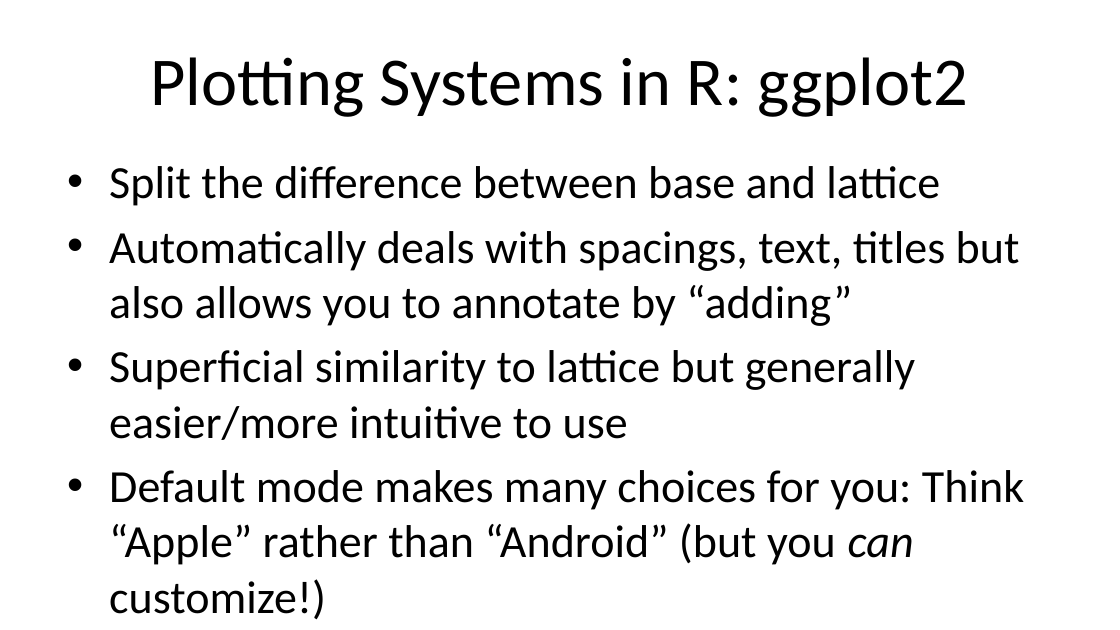
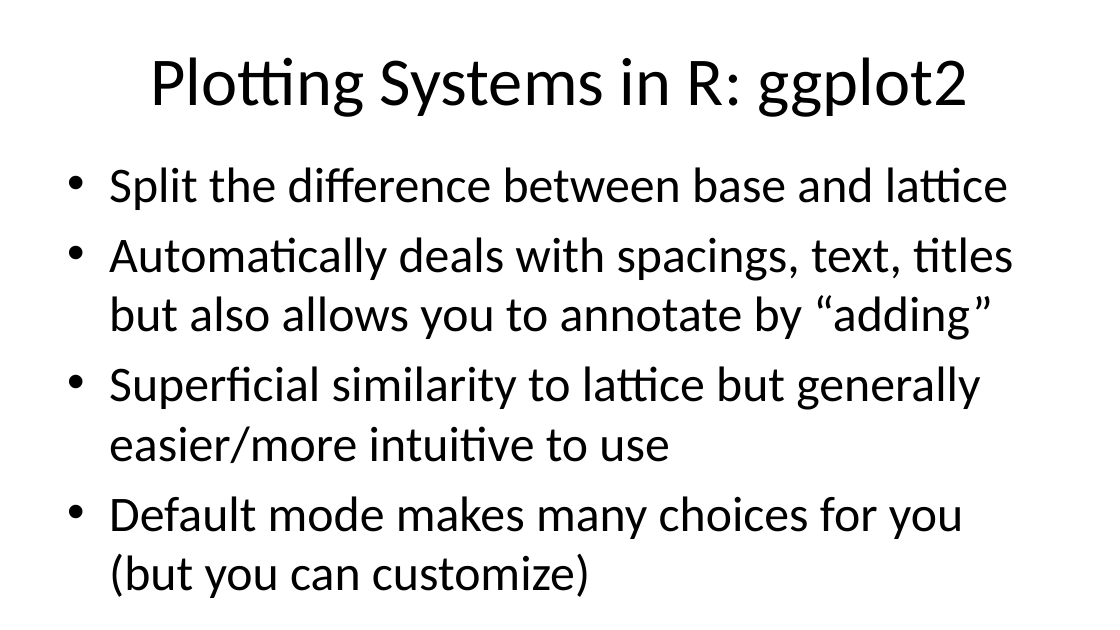
Before and after one commit to Max201510/Biostat776, a slide deck: slide 9 of notes/ggplot2_part1.pptx. Drawn at 1120x630 pixels with LibreOffice and Linux fonts; fonts in the diff are those of the drawing. Boxes give left, top, right and bottom in pixels: in the first picture for what was removed or moved away, otherwise in the second. Text is boxed around its words. In the diff, an @@ line names an element or a change of style, - is before the commit and + after.

Commit message:
Update slides for ggplot2 p1

```diff
--- a/notes/ggplot2_part1.pptx
+++ b/notes/ggplot2_part1.pptx
@@ text at (109, 167, 1013, 463): size 29.6 to 32 pt in "Split the difference between base and lattice", "Automatically deals with spacings, text, titles but ...", "Superficial similarity to lattice but generally easier/more ..." @@
@@ text at (109, 496, 963, 598): text changed; size 29.6 to 32 pt @@
-• Default mode makes many choices for you: Think “Apple” rather than “Android” (but you can customize!)
+• Default mode makes many choices for you (but you can customize)
```
Also in this commit, not shown: 7 other slides changed, 1 slide added.
